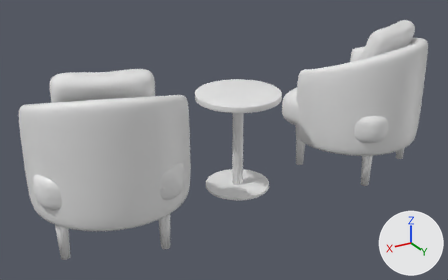
One commit to the glTF model Assets/window-seating.glb: the scene before it, then after it.
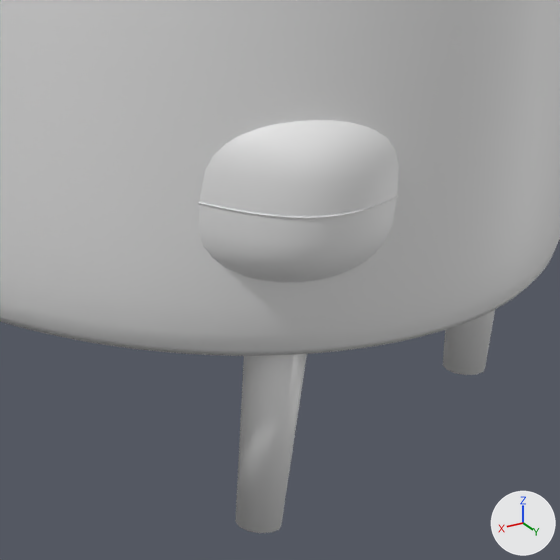
The first picture shows the older version from a 50 mm lens placed at (3.14, 1.81, 1.61), pointed at (1.59, -0.77, 0.32). The close-ups show the older and then the newer version on the part from 72% to 93% of the width and 34% to 68% of the height of that picture. Only the edits that show in the close-ups are written down. Every picture has the same lights, and +X, +Y and +Z are marked at lower right. Where no turn or scale is listed for an object, it has been applied to the vertices. Vertices at exactly the same position are counted once.

Objects in the first close-up: 'Single upholstered seat', 'Tapered timber leg.001', 'Tapered timber leg.003', 'Wraparound leather back and arms' and 1 more.
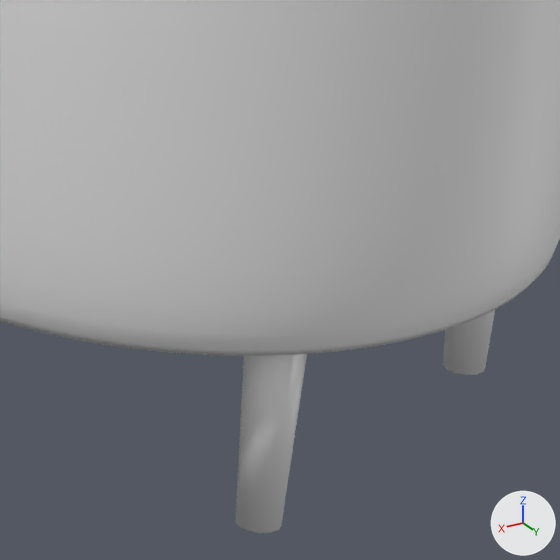
What differs and where, as boxes (x1, y1, x2, y2) in the close-ups (560 x 560 px):
'Single upholstered seat', reshaped (not visible afterwards)
    before: (198, 120, 399, 283)

The edits, one by one:
me_sphere has 1514 vertices, 3024 faces and spans x -0.337..0.337, y -0.348..0.312, z 0.248..0.464.
me_sphere is used by ob_single_upholstered_seat; parent ob_chair_a; location (0.0, 0.0, 0.0).
me_sphere part 1: 187 of 1514 vertices moved; they spanned x 0.151..0.336, y 0.13..0.312, z 0.262..0.449 and now span x 0.15..0.317, y 0.127..0.298, z 0.262..0.449; mean shift (-0.026, -0.023, 0.0); largest move (0.298, 0.275, 0.356) -> (0.248, 0.229, 0.356).
